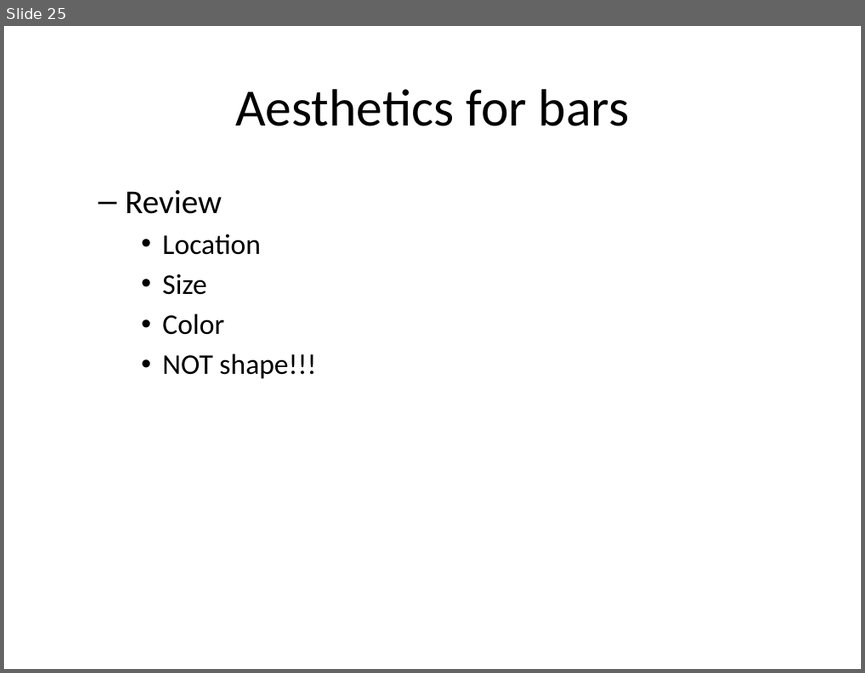
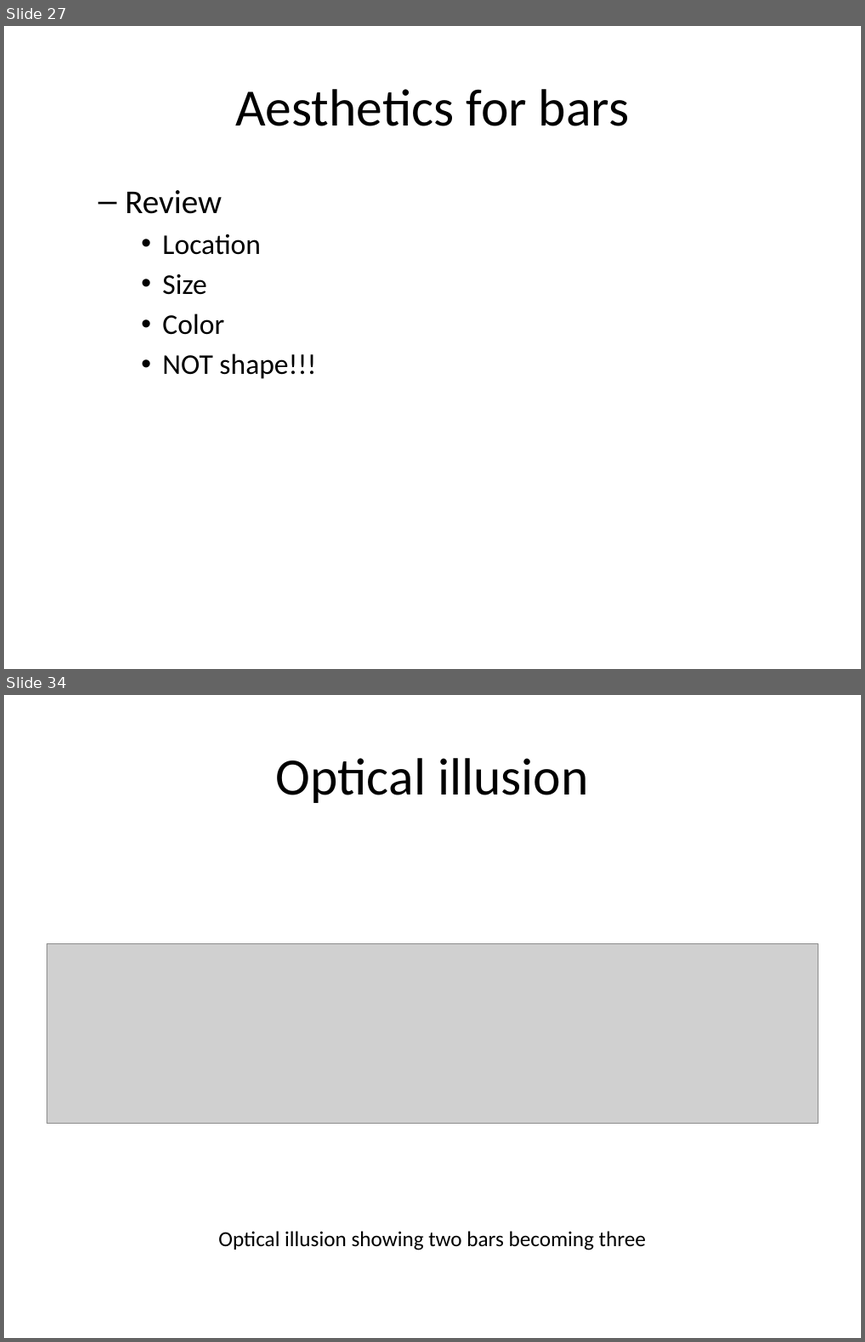
Before and after one commit to pmean/data-visualization, a slide deck: src/data-visualization-02-bars.pptx. Shown one above the other, each under a label of ours: slide 25 before the commit, slides 27 and 34 after it; the slides between them are not shown. The pictures are 865x673 and 865x1342 pixels, drawn with LibreOffice and Linux fonts; fonts in the diff are those of the drawing; grey boxes stand for pictures. Boxes give left, top, right and bottom in pixels: in the first picture for what was removed or moved away, otherwise in the second. Text is boxed around its words. In the diff, an @@ line names an element or a change of style, - is before the commit and + after.

Commit message:
Added Titanic examples to bars

```diff
--- a/src/data-visualization-02-bars.pptx
+++ b/src/data-visualization-02-bars.pptx
@@ slide 34 added at bbox=[4, 695, 861, 1338], background #FFFFFF @@
@@ title added at bbox=[276, 758, 589, 803], 44 pt, text #000000 @@
+Optical illusion
@@ picture added at bbox=[46, 943, 818, 1123] @@
@@ text added at bbox=[218, 1231, 646, 1250], 18 pt, text #000000 @@
+Optical illusion showing two bars becoming three
@@ what was slide 25 is now slide 27 @@
```
Also in this commit, not shown: 2 slides changed, 32 other slides added, 13 other files.
